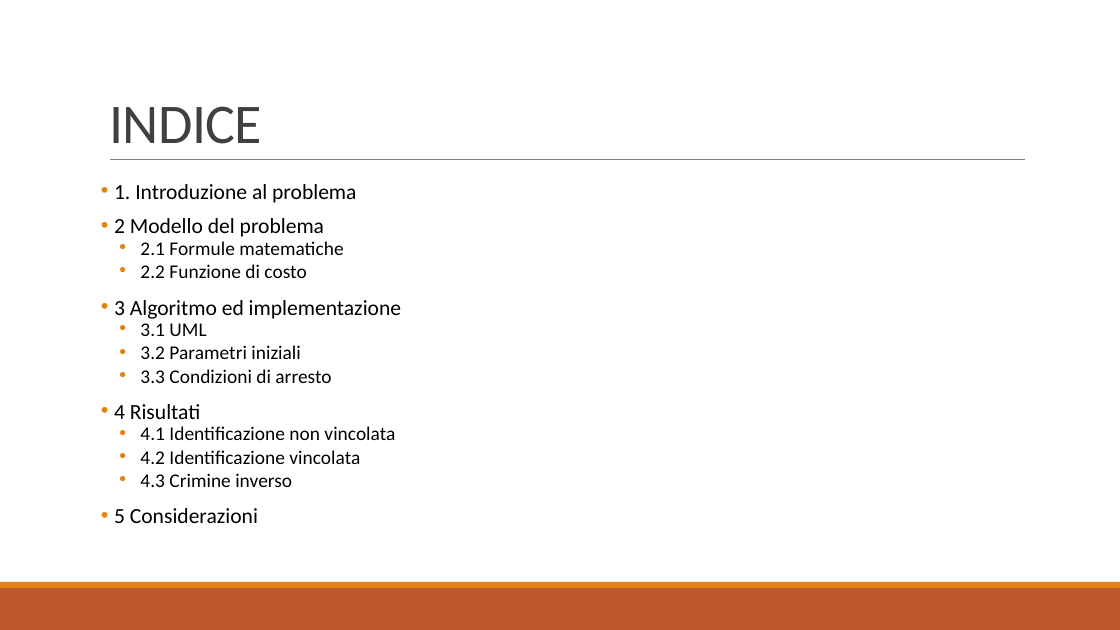
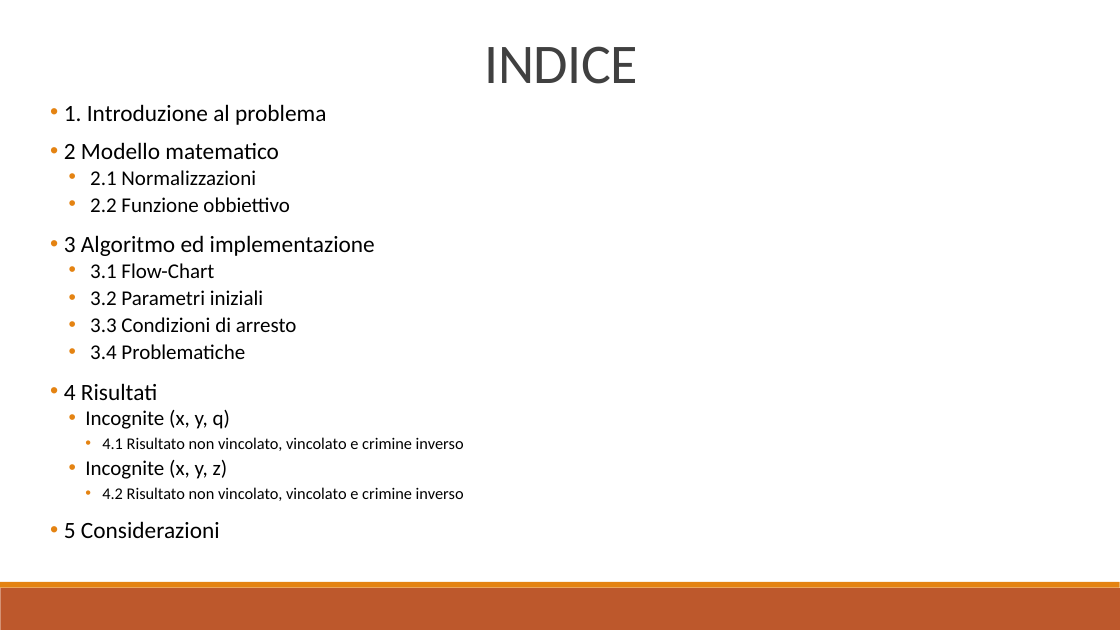
Before and after one commit to baldimario/Simplex, a slide deck: slide 2 of IDENTICAZIONE SISTEMA DI CARICHE PUNTIFORMI DA MISURE DI.pptx. Drawn at 1120x630 pixels with LibreOffice and Linux fonts; fonts in the diff are those of the drawing. Boxes give left, top, right and bottom in pixels: in the first picture for what was removed or moved away, otherwise in the second. Text is boxed around its words. In the diff, an @@ line names an element or a change of style, - is before the commit and + after.

```diff
--- a/IDENTICAZIONE SISTEMA DI CARICHE PUNTIFORMI DA MISURE DI.pptx
+++ b/IDENTICAZIONE SISTEMA DI CARICHE PUNTIFORMI DA MISURE DI.pptx
@@ title "INDICE": place and size @@
-title "INDICE" at (109, 106, 262, 144)
+title "INDICE" at (485, 46, 638, 84)
@@ title "INDICE" at (485, 46, 638, 84): alignment left to centre @@
@@ text "1. Introduzione al problema": place and size @@
-text "1. Introduzione al problema" at (114, 184, 401, 523)
+text "1. Introduzione al problema" at (64, 104, 464, 538)
@@ text at (64, 104, 375, 538): size 18.5 to 20 pt in "1. Introduzione al problema", "3 Algoritmo ed implementazione", "4 Risultati", "5 Considerazioni"; size 16.6 to 18 pt in "3.2 Parametri iniziali", "3.3 Condizioni di arresto"; line spacing 0.7 to 0.8 @@
@@ text at (64, 142, 290, 212): text changed; size 16.6 to 18 pt @@
-• 2 Modello del problema
-  • 2.1 Formule matematiche
-  • 2.2 Funzione di costo
+• 2 Modello matematico
+  • 2.1 Normalizzazioni
+  • 2.2 Funzione obbiettivo
@@ line removed from (110, 160) to (1026, 160) @@
@@ text at (90, 263, 214, 278): text changed; size 16.6 to 18 pt @@
-  • 3.1 UML
+  • 3.1 Flow-Chart
@@ text at (90, 344, 245, 359): paragraph added @@
+  • 3.4 Problematiche
@@ text at (85, 410, 464, 501): text changed; size 16.6 to 14 pt @@
-  • 4.1 Identificazione non vincolata
-  • 4.2 Identificazione vincolata
-  • 4.3 Crimine inverso
+  • Incognite (x, y, q)
+    • 4.1 Risultato non vincolato, vincolato e crimine inverso
+  • Incognite (x, y, z)
+    • 4.2 Risultato non vincolato, vincolato e crimine inverso
```
Also in this commit, not shown: 16 other slides changed, 2 slides added, 2 other files.
